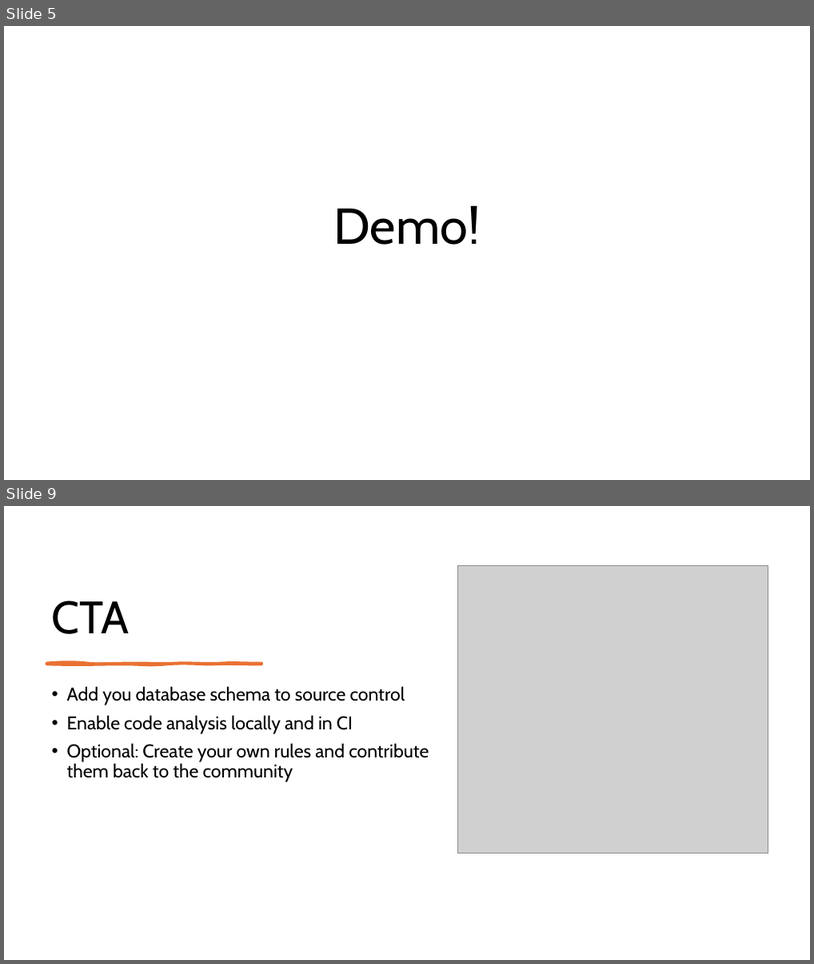
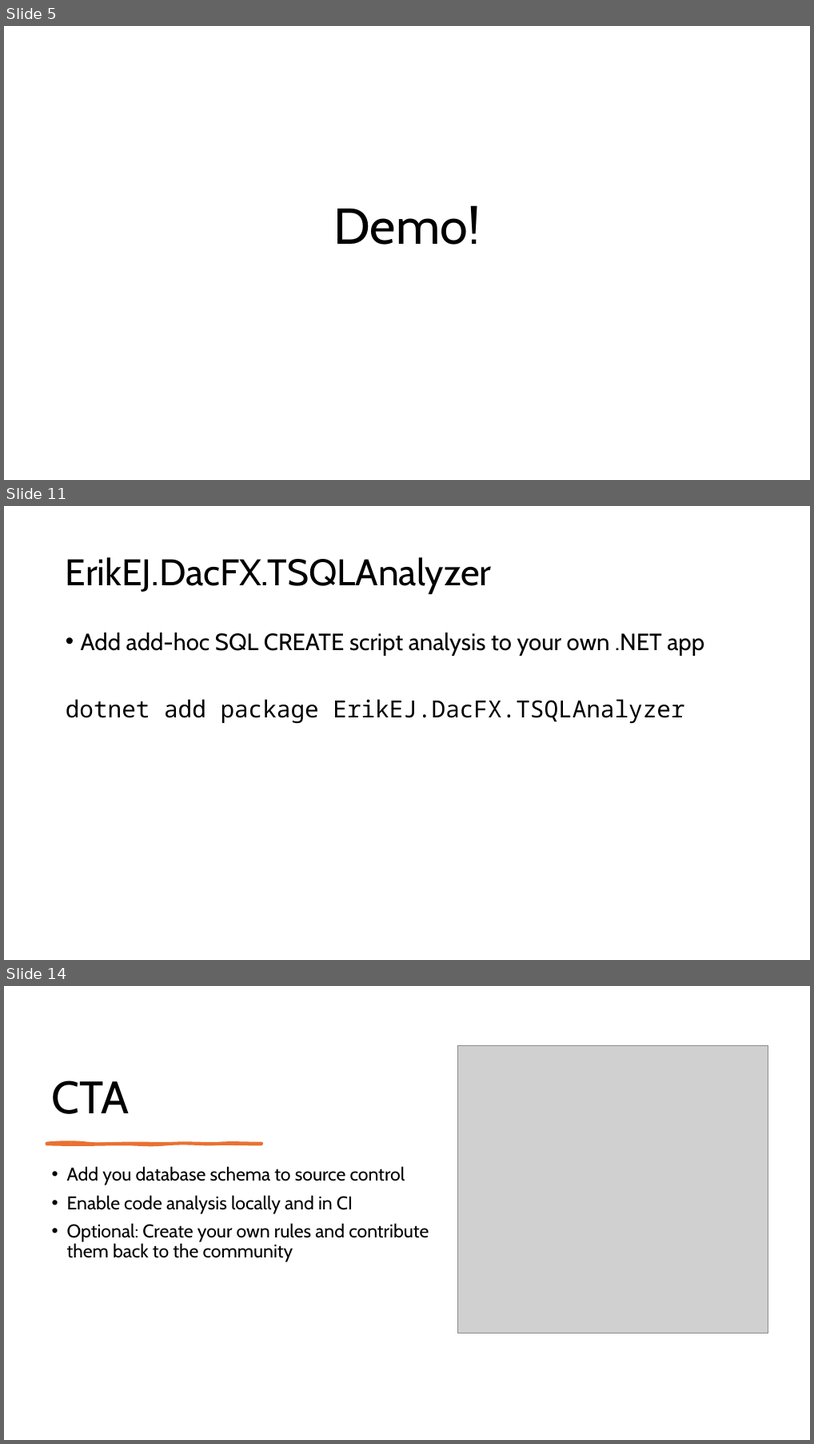
Before and after one commit to ErikEJ/TsqlAnalysis, a slide deck: T-SQL Code analysis.pptx. Shown one above the other, each under a label of ours: slides 5 and 9 before the commit, slides 5, 11 and 14 after it; the slides between them are not shown. The pictures are 814x964 and 814x1444 pixels, drawn with LibreOffice and Linux fonts; fonts in the diff are those of the drawing; grey boxes stand for pictures. Boxes give left, top, right and bottom in pixels: in the first picture for what was removed or moved away, otherwise in the second. Text is boxed around its words. In the diff, an @@ line names an element or a change of style, - is before the commit and + after.

```diff
--- a/T-SQL Code analysis.pptx
+++ b/T-SQL Code analysis.pptx
@@ slide 11 added at <box>4,506,810,960</box>, background #FFFFFF @@
@@ title added at <box>66,557,492,594</box>, 44 pt, text #000000 @@
+ErikEJ.DacFX.TSQLAnalyzer
@@ text added at <box>66,632,705,724</box>, 28 pt, text #000000 @@
+• Add add-hoc SQL CREATE script analysis to your own .NET app
+dotnet add package ErikEJ.DacFX.TSQLAnalyzer
@@ what was slide 9 is now slide 14 @@
```
Also in this commit, not shown: 4 slides changed, 7 other slides added, 1 other file.
